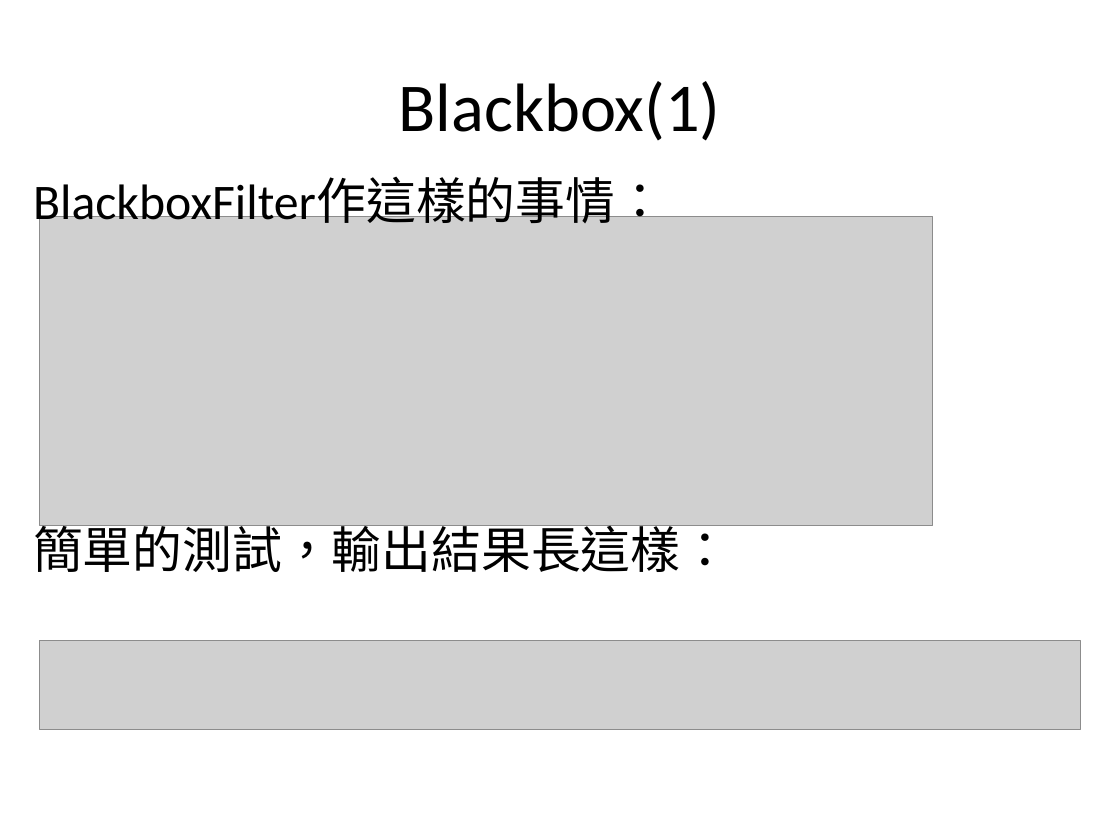
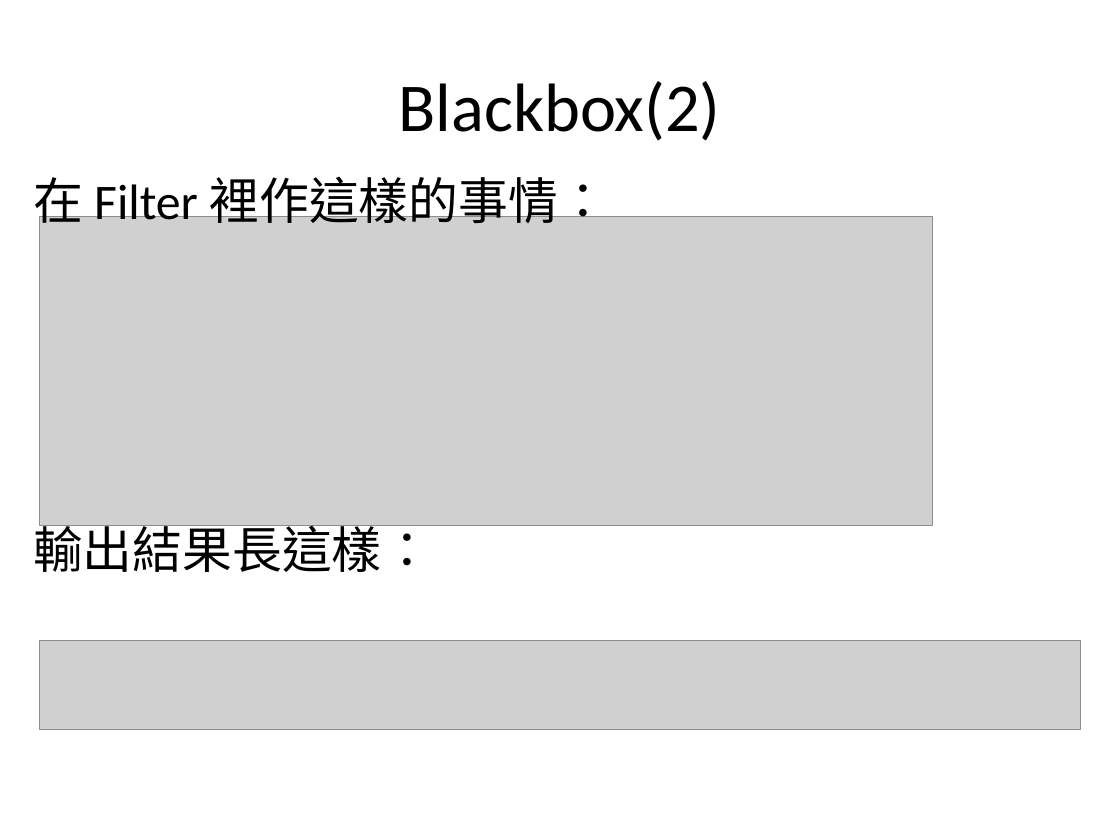
Before and after one commit to zanyking/java_two, a slide deck: slide 18 of 2013/Active Application Monitoring.pptx (slide 17 before the commit). Drawn at 1120x840 pixels with LibreOffice and Linux fonts; fonts in the diff are those of the drawing; grey boxes stand for pictures; background and template pictures are left out. Boxes give left, top, right and bottom in pixels: in the first picture for what was removed or moved away, otherwise in the second. Text is boxed around its words. In the diff, an @@ line names an element or a change of style, - is before the commit and + after.

```diff
--- a/2013/Active Application Monitoring.pptx
+++ b/2013/Active Application Monitoring.pptx
@@ title at <box>399,81,721,141</box>: text changed @@
-Blackbox(1)
+Blackbox(2)
@@ text at <box>33,177,609,572</box>: text changed; font Calibri to Noto Sans CJK SC @@
-BlackboxFilter作這樣的事情：
-簡單的測試，輸出結果長這樣：
+在 Filter 裡作這樣的事情：
+輸出結果長這樣：
```
Also in this commit, not shown: 23 other slides changed, 11 slides added, 10 other files.
